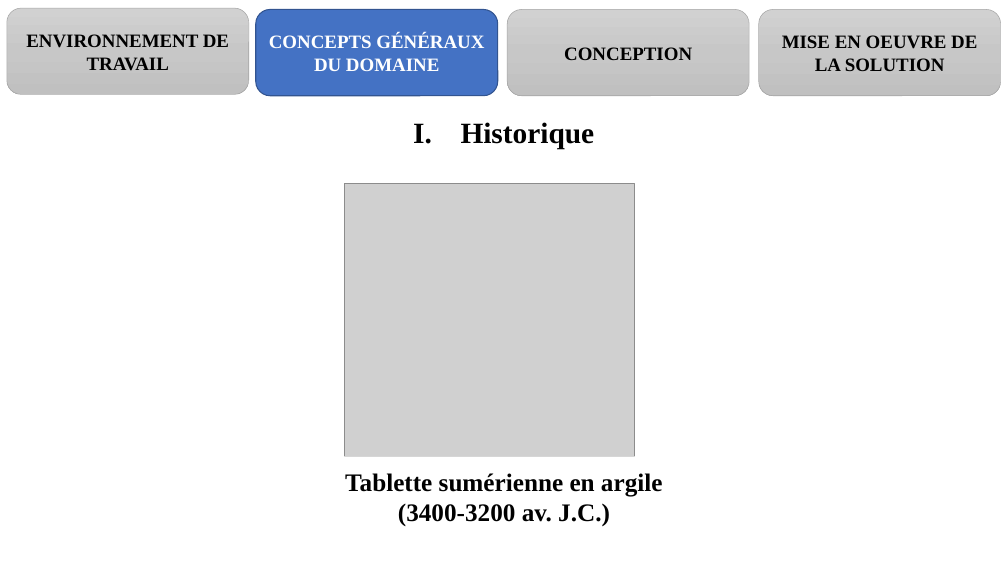
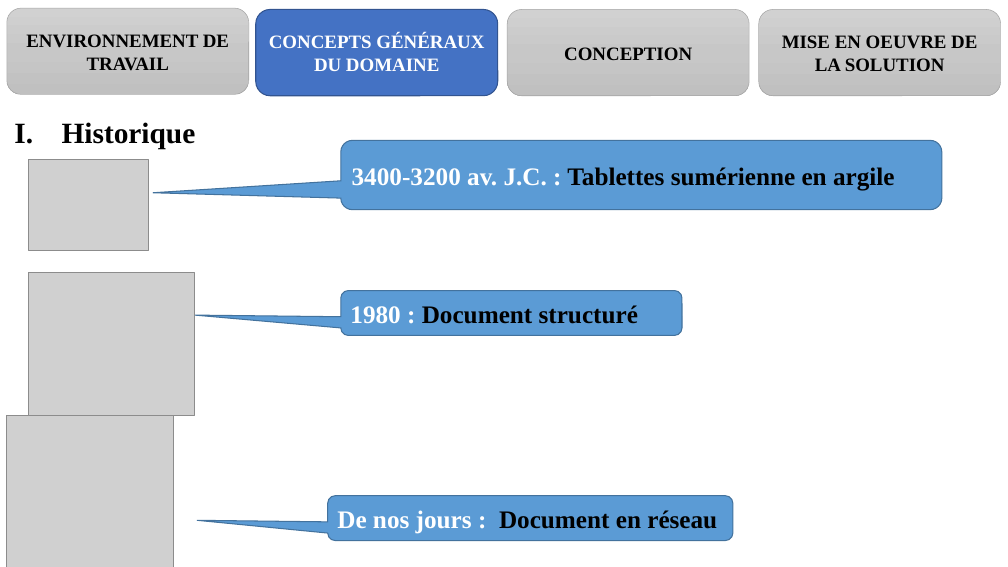
Before and after one commit to melaken/distdocs, a slide deck: slide 8 of Documents/theme/diapo.pptx. Drawn at 1008x567 pixels with LibreOffice and Linux fonts; fonts in the diff are those of the drawing; grey boxes stand for pictures. Boxes give left, top, right and bottom in pixels: in the first picture for what was removed or moved away, otherwise in the second. Text is boxed around its words. In the diff, an @@ line names an element or a change of style, - is before the commit and + after.

```diff
--- a/Documents/theme/diapo.pptx
+++ b/Documents/theme/diapo.pptx
@@ text "Historique" at <box>62,122,196,150</box>: alignment centre to justified @@
@@ rounded speech box added at <box>341,141,942,210</box>, fill #5B9BD5, outline #43739E 1 pt, 24 pt, text #000000, bold @@
+3400-3200 av. J.C. : Tablettes sumérienne en argile
@@ picture: place and size @@
-picture at <box>344,184,635,457</box>
+picture at <box>28,160,148,250</box>
@@ picture added at <box>28,273,194,416</box> @@
@@ rounded speech box added at <box>341,290,682,335</box>, fill #5B9BD5, outline #43739E 1 pt, 24 pt, text #000000, bold @@
+1980 : Document structuré
@@ picture added at <box>7,416,174,567</box> @@
@@ rectangle removed at <box>323,457,685,536</box> @@
-Tablette sumérienne en argile
-(3400-3200 av. J.C.)
@@ rounded speech box added at <box>328,496,734,541</box>, fill #5B9BD5, outline #43739E 1 pt, 24 pt, text #000000, bold @@
+De nos jours : Document en réseau
```
Also in this commit, not shown: 2 other files.
